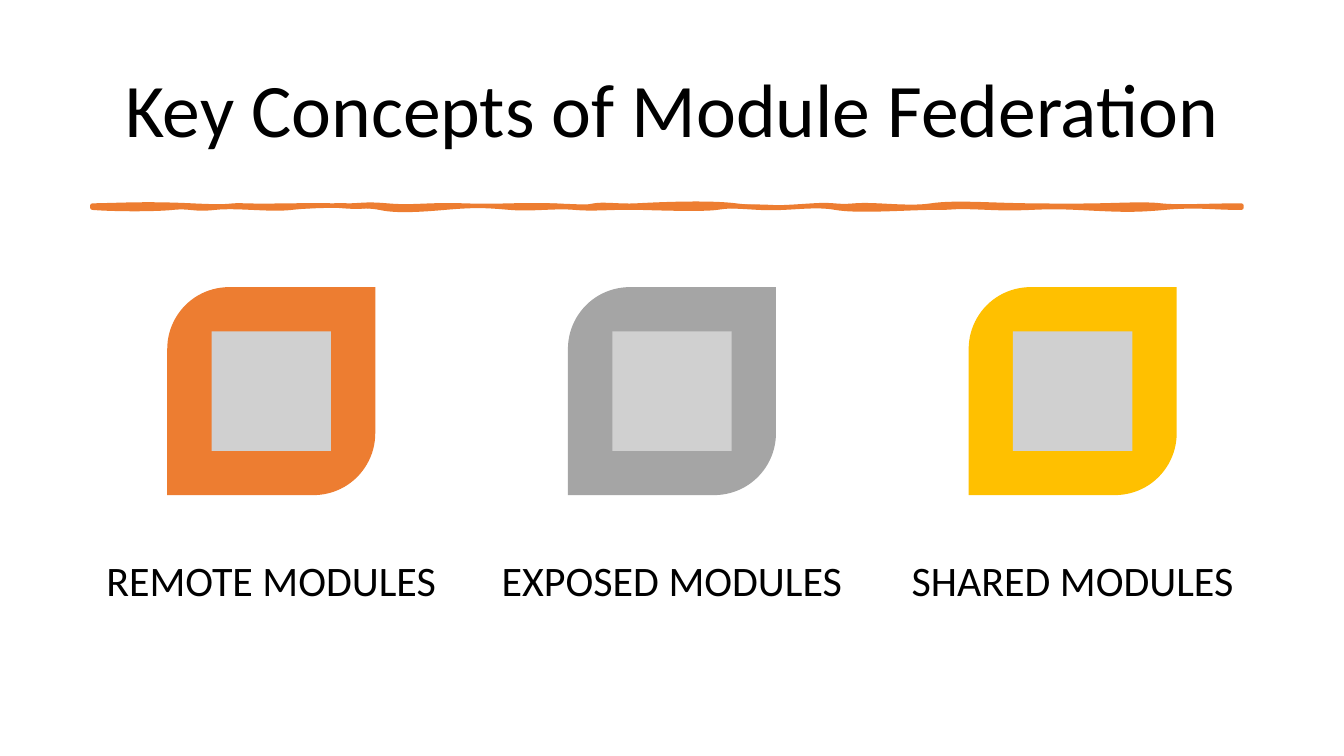
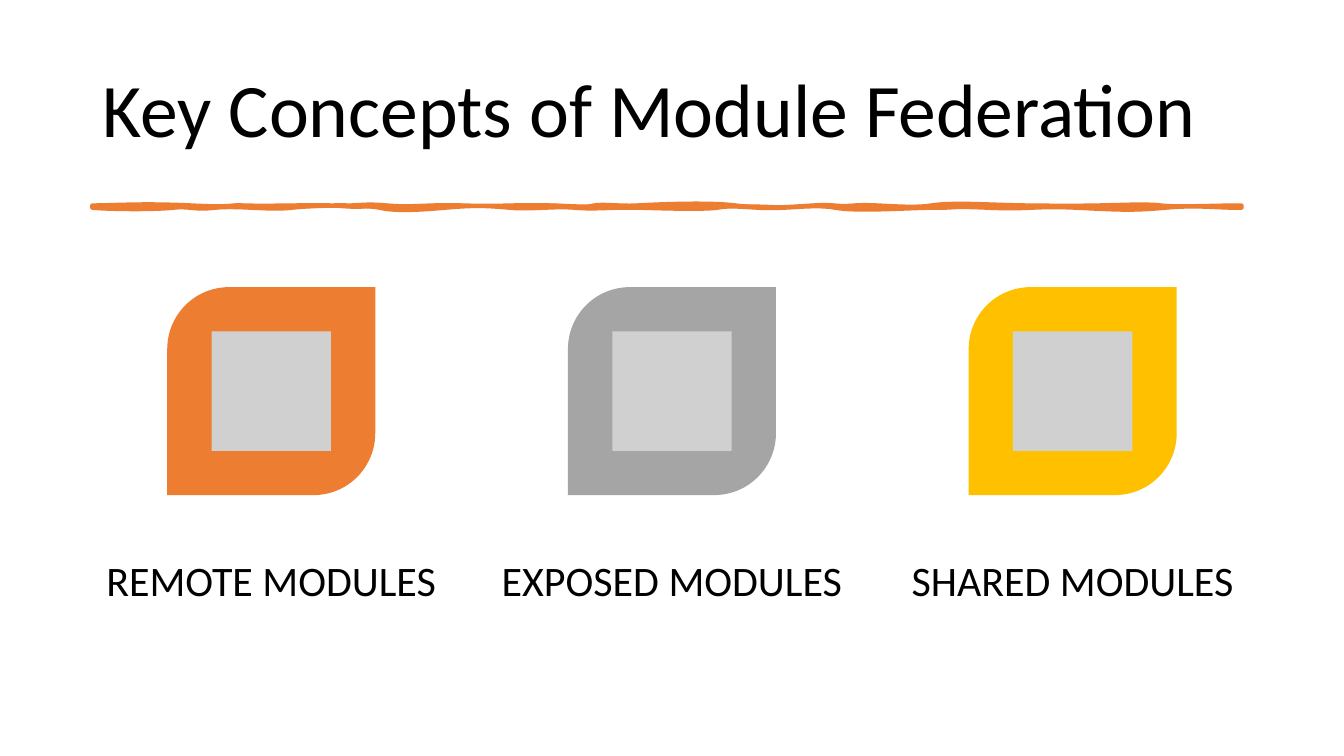
Before and after one commit to stevensamir20/Module-Federation, a slide deck: slide 7 of Module Federation.pptx (slide 5 before the commit). Drawn at 1344x756 pixels with LibreOffice and Linux fonts; fonts in the diff are those of the drawing; grey boxes stand for pictures. Boxes give left, top, right and bottom in pixels: in the first picture for what was removed or moved away, otherwise in the second. Text is boxed around its words. In the diff, an @@ line names an element or a change of style, - is before the commit and + after.

```diff
--- a/Module Federation.pptx
+++ b/Module Federation.pptx
@@ title "Key Concepts of Module Federation" at (102,84,1195,150): alignment centre to left @@
```
Also in this commit, not shown: 6 other slides changed, 9 slides added, 3 other files.
